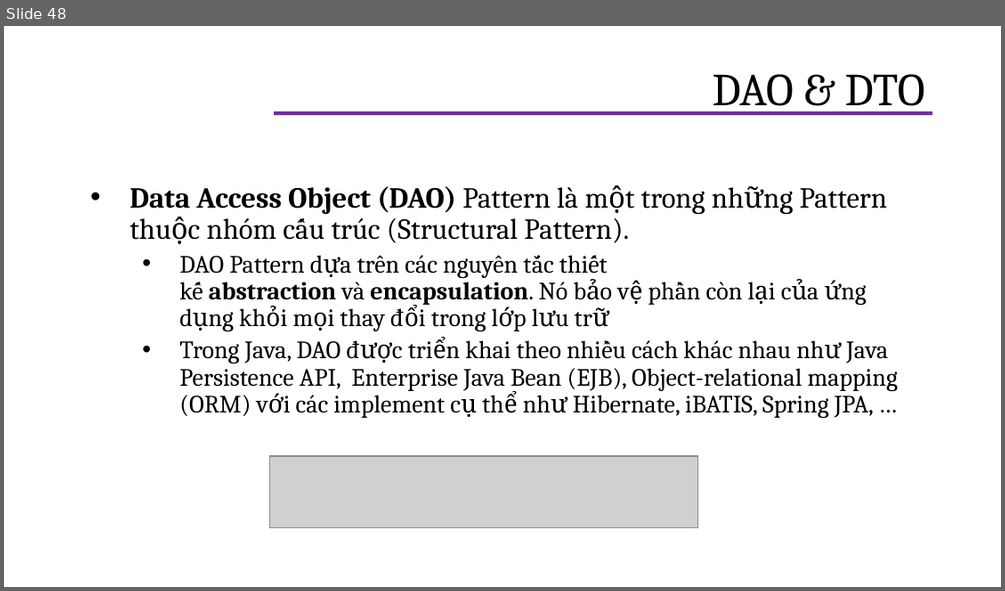
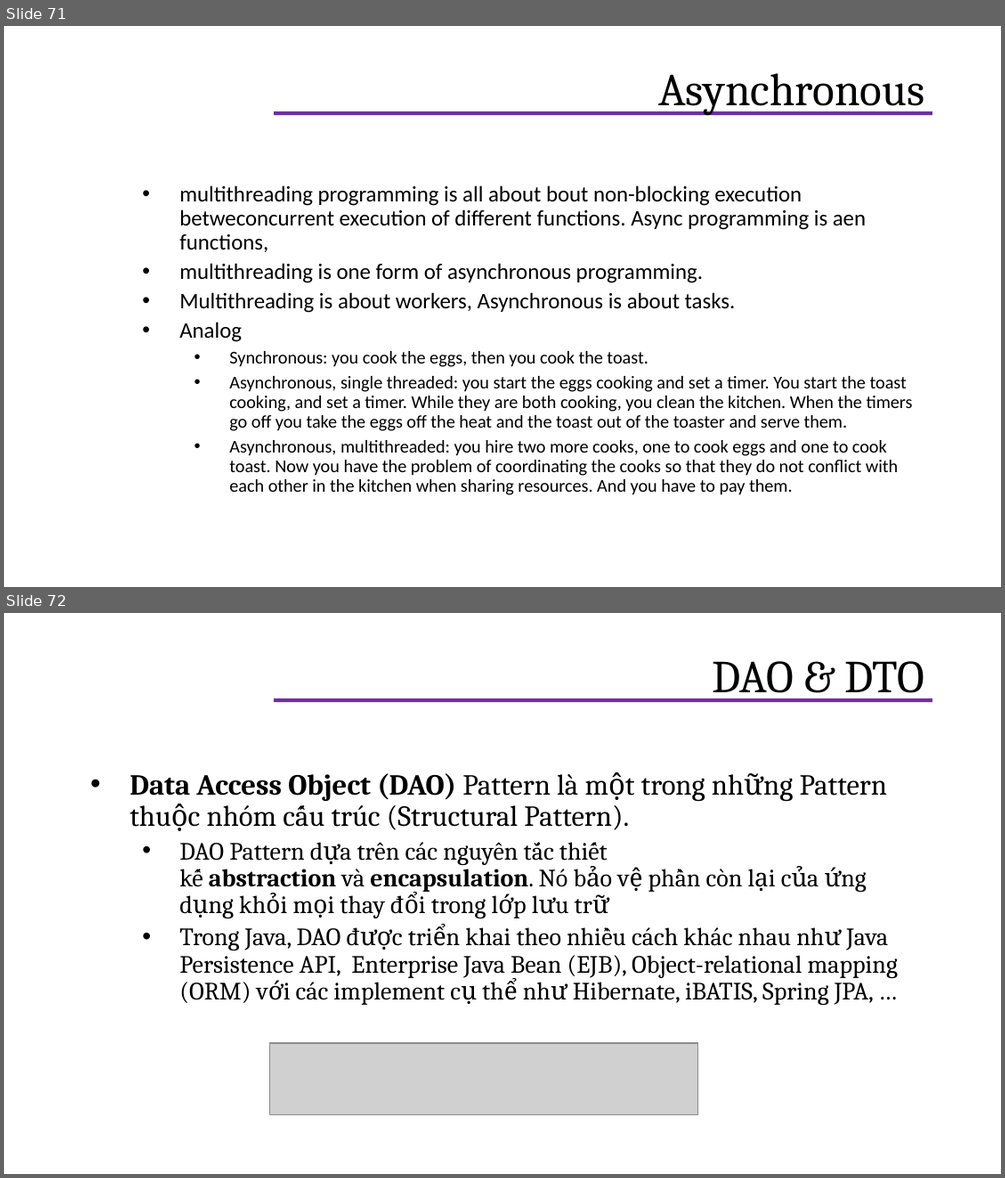
Before and after one commit to helenhash/javacore-training, a slide deck: JavaCore.pptx. Shown one above the other, each under a label of ours: slide 48 before the commit, slides 71 and 72 after it. The pictures are 1005x591 and 1005x1178 pixels, drawn with LibreOffice and Linux fonts; fonts in the diff are those of the drawing; grey boxes stand for pictures; background and template pictures are left out. Boxes give left, top, right and bottom in pixels: in the first picture for what was removed or moved away, otherwise in the second. Text is boxed around its words. In the diff, an @@ line names an element or a change of style, - is before the commit and + after.

```diff
--- a/JavaCore.pptx
+++ b/JavaCore.pptx
@@ slide 71 added at (x1=4, y1=26, x2=1001, y2=587), background #FFFFFF; not listed: 1 template element that a slide beside it also shows @@
@@ title added at (x1=658, y1=73, x2=924, y2=115), 33 pt, text #000000 @@
+Asynchronous
@@ text added at (x1=179, y1=185, x2=913, y2=495), 13 pt, text #000000 @@
+  • multithreading programming is all about bout non-blocking execution betweconcurrent execution of different functions. Async programming is aen functions,
+  • multithreading is one form of asynchronous programming.
+  • Multithreading is about workers, Asynchronous is about tasks.
+  • Analog
+    • Synchronous: you cook the eggs, then you cook the toast.
+    • Asynchronous, single threaded: you start the eggs cooking and set a timer. You start the toast cooking, and set a timer. While they are both cooking, you clean the kitchen. When the timers go off you take the eggs off the heat and the toast out of the toaster and serve them.
+    • Asynchronous, multithreaded: you hire two more cooks, one to cook eggs and one to cook toast. Now you have the problem of coordinating the cooks so that they do not conflict with each other in the kitchen when sharing resources. And you have to pay them.
@@ what was slide 48 is now slide 72 @@
```
Also in this commit, not shown: 23 other slides added, 12 other files.
